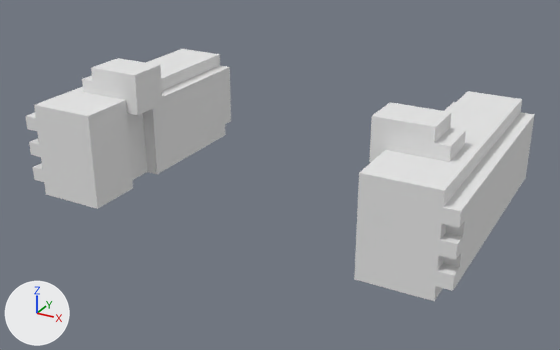
What one commit did to the OBJ model Assets/voxel/arms1.obj.
Camera for both pictures: a camera (50 mm lens) standing at (2.55, -4.96, 2.46) and looking at (0.05, -0.41, 0.18). Lighting does not change. The marker at lower left points along +X, +Y and +Z. Where no turn or scale is listed for an object, it has been applied to the vertices. Vertices at the same position are counted once.

Names of what the first picture shows: 'Untitled'.
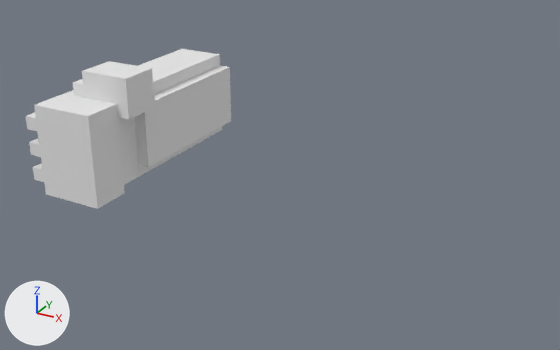
The newer file is also turned or shifted as a whole; pictures and numbers use the older file's frame.

Location of each change, (x1, y1, x2, y2) in pixels of the pictures (560 x 350 px; the box of a moved part takes in the faces that stretch with it):
'Untitled', reshaped (60% narrower, 36% shorter)
    before: (26, 49, 535, 301)
    after: (26, 49, 231, 209)
part 1 of me_untitled, deleted
    before: (354, 91, 535, 301)
part 2 of me_untitled, moved or reshaped
    both: (35, 49, 231, 208)

The change, as a diff of the scene's bpy script:
```diff
--- a/Assets/voxel/arms1.obj.py
+++ b/Assets/voxel/arms1.obj.py
@@ me_untitled @@
 # used by ob_untitled; location = (0.0, 0.0, 0.0)
-me_untitled.from_pydata(...)  # 156 vertices, 308 faces; spans x -1.6..1.6, y -1.2..0.6, z 0.0..0.9
+me_untitled.from_pydata(...)  # 74 vertices, 146 faces; spans x -1.6..-0.9, y -1.2..0.6, z 0.0..0.9
+# me_untitled part 1: the loose piece of 78 vertices spanning x 0.9..1.6, y -1.2..0.6, z 0.0..0.9 is deleted
+# me_untitled part 2
+# 9 vertices are removed from x -1.1..-1.0, y -0.8..0.5, z 0.0..0.6
+# 36 faces are deleted
+# 27 vertices in x -1.4..-0.9, y -0.8..-0.5, z 0.0..0.9 move by (0.0, -0.1, 0.0)
+# 5 vertices are added at (-1.1, -0.9, 0.0), (-1.1, -0.9, 0.1), (-1.0, -0.6, 0.6), (-1.1, -0.6, 0.1), (-1.0, -0.6, 0.1)
+# 28 new faces join them
 me_untitled.materials.append(mat_palette)
```
